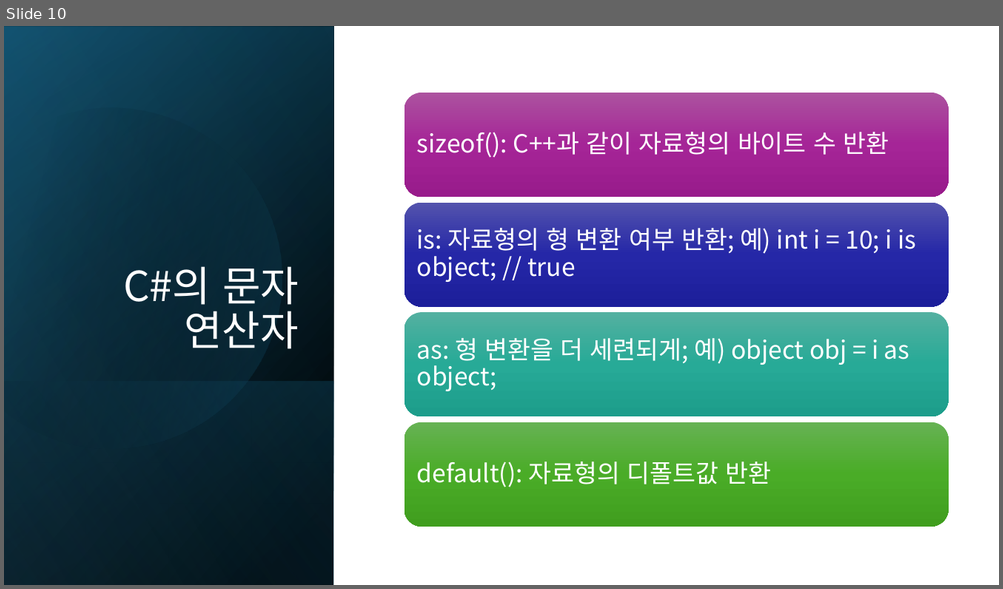
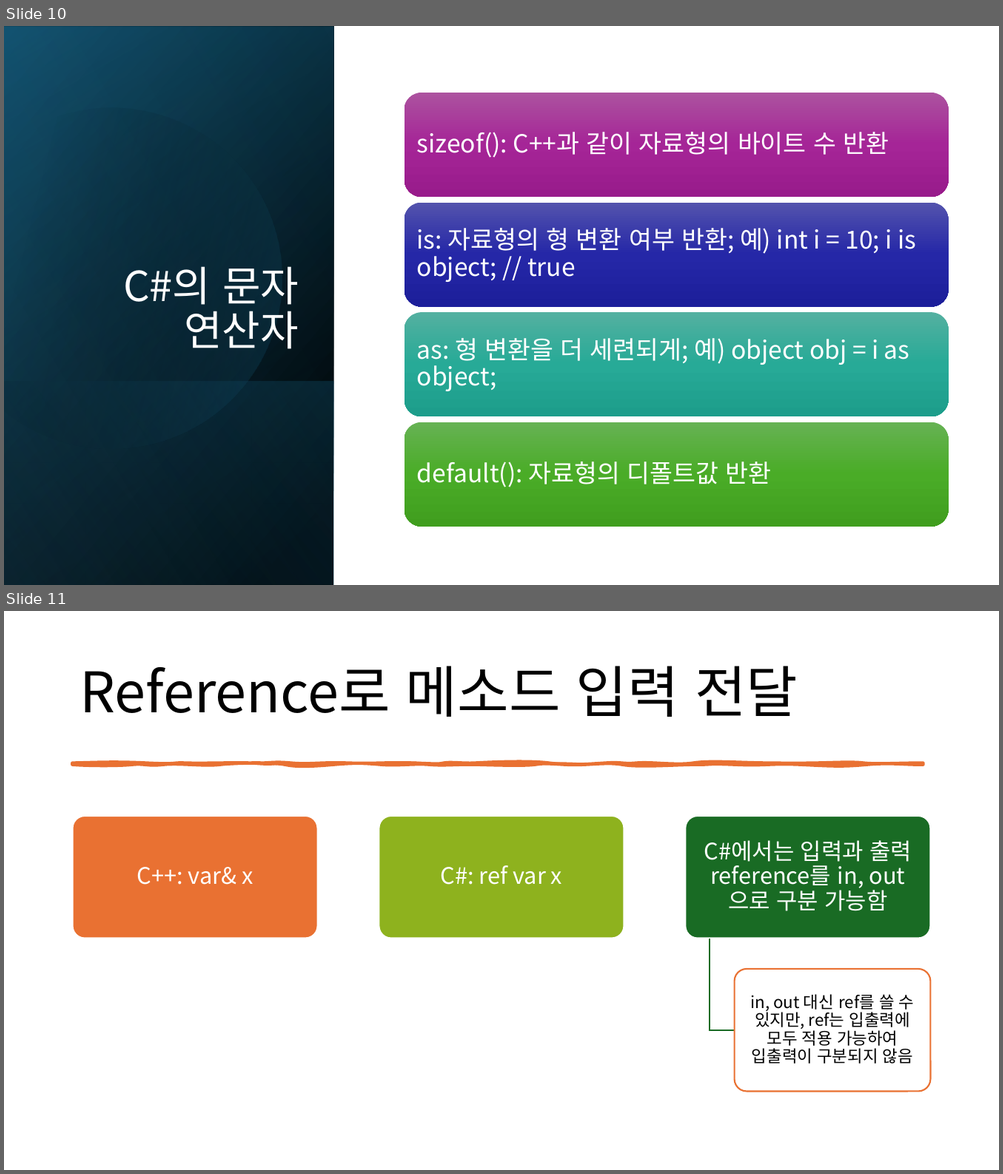
Before and after one commit to mokwongame/CS_2025_2, a slide deck: C# 문법.pptx. Shown one above the other, each under a label of ours: slide 10 before the commit, slides 10 and 11 after it. The pictures are 1003x589 and 1003x1174 pixels, drawn with LibreOffice and Linux fonts; fonts in the diff are those of the drawing. Boxes give left, top, right and bottom in pixels: in the first picture for what was removed or moved away, otherwise in the second. Text is boxed around its words. In the diff, an @@ line names an element or a change of style, - is before the commit and + after.

```diff
--- a/C# 문법.pptx
+++ b/C# 문법.pptx
@@ slide 11 added at <box>4,611,999,1170</box>, background #FFFFFF @@
@@ title added at <box>79,666,797,717</box>, 54 pt, text #000000 @@
+Reference로 메소드 입력 전달
@@ freeform shape added at <box>73,763,923,765</box>, fill #E97132, outline #E97132 3.25 pt @@
@@ group added at <box>73,816,930,1091</box>: 4 rounded rectangles, 4 texts, 1 freeform shape @@
+C++: var& x
+C#: ref var x
+C#에서는 입력과 출력 reference를 in, out으로 구분 가능함
+in, out 대신 ref를 쓸 수 있지만, ref는 입출력에 모두 적용 가능하여 입출력이 구분되지 않음
```
Also in this commit, not shown: 1 other slide added, 1 other file.
